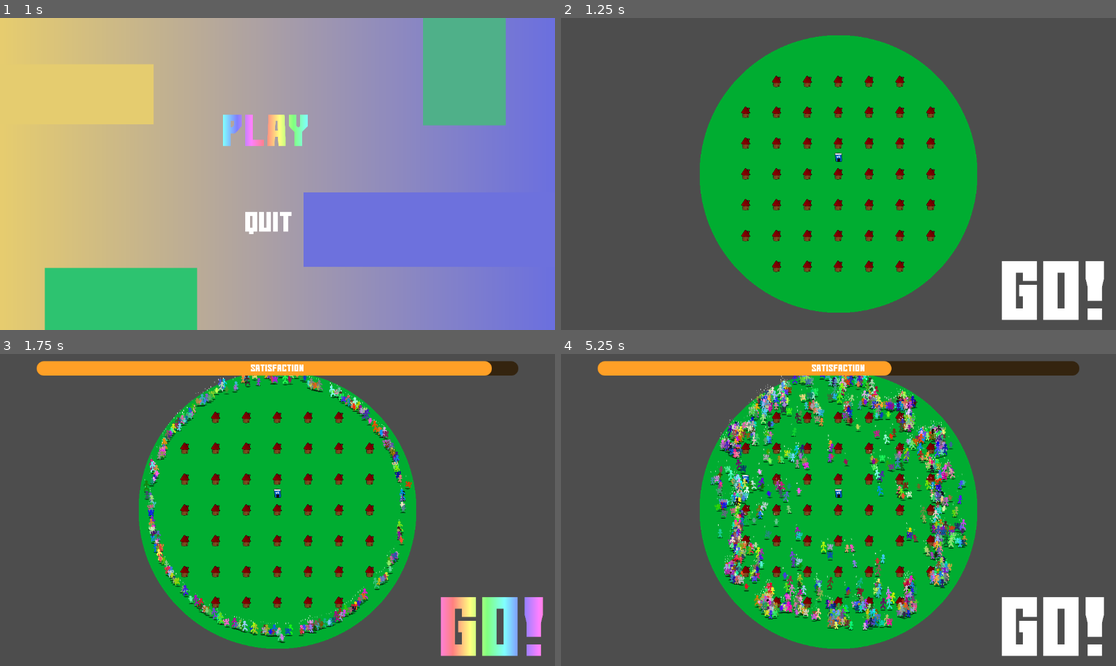
Above: before the commit, frames 1-4 (two rows, left to right).
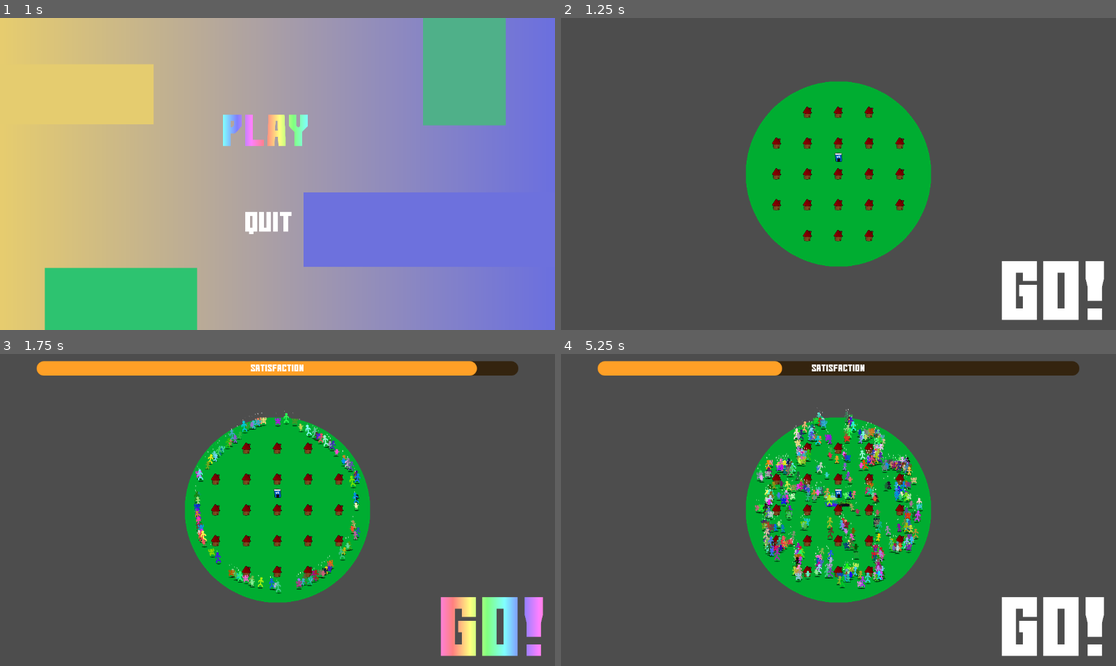
Above: after the commit, the same moments.

Repository: Viggzta/gmtk-jam-2024
Game: Godot game, scene res://main_menu.tscn
Two runs of this game, one before a commit and one after it. Both use one fixed random seed, a clock stepped at 60 frames per second and the inputs below. Sound files missing from this copy of the repository are replaced by a short silence.
Inputs (mouse positions are in pixels of both pictures, inside the frame that each line leads up to):
- Up to frame 1 (1 s): click (271, 130) at 0.5 s
- Up to frame 2 (1.25 s): no input
- Up to frame 3 (1.75 s): click (493, 625) at 1.25 s
- Up to frame 4 (5.25 s): click (1054, 625) at 2 s; click (1054, 625) at 2.75 s; tap Enter at 3.5 s; move the mouse to (838, 494) at 3.52 s; press the mouse at (838, 494) at 3.53 s; move the mouse to (744, 447) at 4.27 s; release the mouse at (744, 447) at 4.28 s; tap B at 4.35 s; click (744, 447) at 4.42 s; move the mouse to (744, 478) at 5.02 s; press the mouse at (744, 478) at 5.03 s

Frame 1 is identical in both runs. In frame 2, 20% of the frame differs, in the area x 25-75%, y 5-95%; in frame 3, 21%; in frame 4, 26%, in the area x 25-75%, y 2-95%.

Commit message:
Win/Failure states

Diff:
--- a/src/scenes/levels/the_level.gd
+++ b/src/scenes/levels/the_level.gd
@@ -19,6 +19,7 @@
 
 var building_spots: Dictionary = {}
 var current_max_radius: float;
+var dude_amount : int = 100
 
 func house_clicked(building: Building) -> void:
 	var house: Building = SHITHOUSE.instantiate()
@@ -71,25 +72,30 @@
 		dude_root.add_child(dude)
 
 func _on_hud_pressed() -> void:
-	_spawn_wave(250)
+	_spawn_wave(dude_amount)
 	_transition_game_state(globals.GameState.Rush)
 
 func _transition_game_state(state: globals.GameState) -> void:
 	$"/root/Globals".current_state = state
 
 	if state == globals.GameState.Setup:
-		$CanvasLayer/Control/Hud.set_interact(true)
 		$CanvasLayer/SatisfactionUi.visible = false
 		$"/root/Globals".dude_count = 0
 		$CanvasLayer/SatisfactionUi/ProgressBar.value = 100
 	elif state == globals.GameState.Rush:
 		$CanvasLayer/SatisfactionUi.visible = true
 	elif state== globals.GameState.Failure:
-		pass
+		get_tree().change_scene_to_file("res://scenes/levels/the_level.tscn")
 	elif state == globals.GameState.Success:
-		pass
-
+		buildable_radius += 0.5
+		dude_amount *= 1.5
+		_create_build_spots(buildable_radius)
+		_transition_game_state(globals.GameState.Setup)
 
 
 func _on_satisfaction_ui_lose() -> void:
 	_transition_game_state(globals.GameState.Failure)
+
+
+func _on_satisfaction_ui_win() -> void:
+	_transition_game_state(globals.GameState.Success)
--- a/src/scenes/levels/the_level.tscn
+++ b/src/scenes/levels/the_level.tscn
@@ -19,7 +19,6 @@
 
 [node name="TheLevel" type="Node2D"]
 script = ExtResource("1_vl667")
-buildable_radius = 4.0
 
 [node name="BackgroundControl" type="Control" parent="."]
 z_index = -4096
@@ -95,6 +94,7 @@
 script = ExtResource("7_ouja1")
 
 [connection signal="lose" from="CanvasLayer/SatisfactionUi" to="." method="_on_satisfaction_ui_lose"]
+[connection signal="win" from="CanvasLayer/SatisfactionUi" to="." method="_on_satisfaction_ui_win"]
 [connection signal="pressed" from="CanvasLayer/Control/Hud" to="." method="_on_hud_pressed"]
 [connection signal="zoom_changed" from="Camera" to="BackgroundControl" method="_on_camera_zoom_changed"]
 [connection signal="finished" from="MusicPlayer" to="MusicPlayer" method="_on_finished"]
--- a/src/scripts/ui/satisfaction_ui.gd
+++ b/src/scripts/ui/satisfaction_ui.gd
@@ -1,8 +1,9 @@
 extends Control
 
-const modifier: float = 0.05
+const modifier: float = 0.2
 
 signal lose
+signal win
 
 # Called when the node enters the scene tree for the first time.
 func _ready() -> void:
@@ -13,6 +14,10 @@
 func _process(delta: float) -> void:
 	if ($"/root/Globals".current_state == $"/root/Globals".GameState.Rush):
 		var dudes : int = $"/root/Globals".dude_count
+		if(dudes <= 0):
+			win.emit()
+			return
+
 		$ProgressBar.value -= dudes * modifier * delta
 		if($ProgressBar.value == 0):
-			lose.emit
+			lose.emit()
